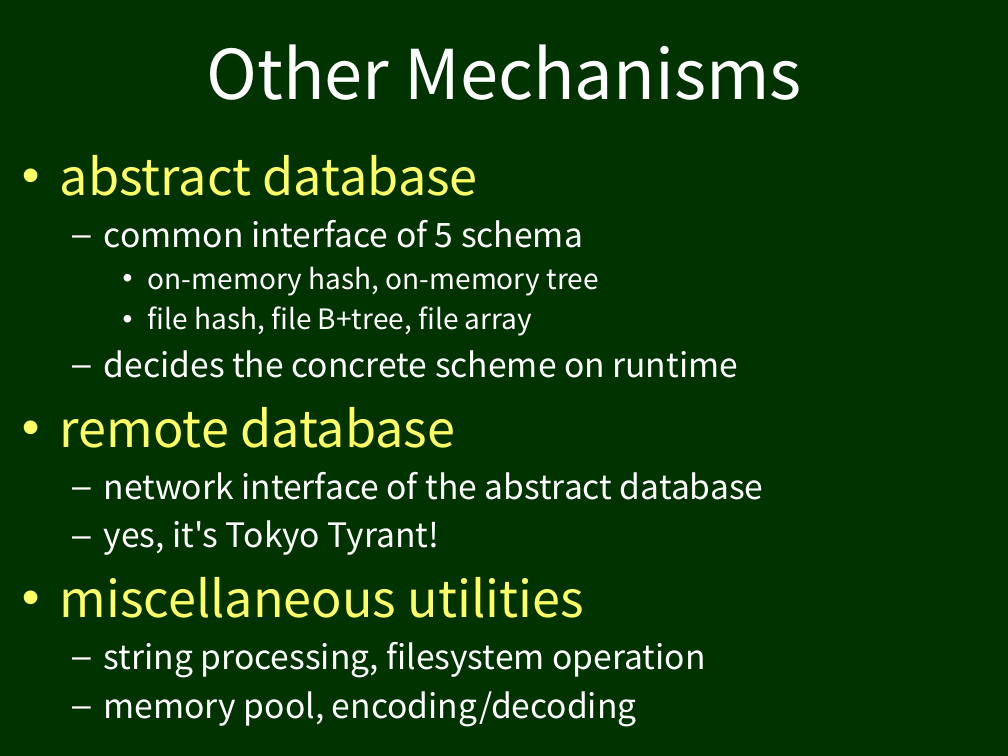
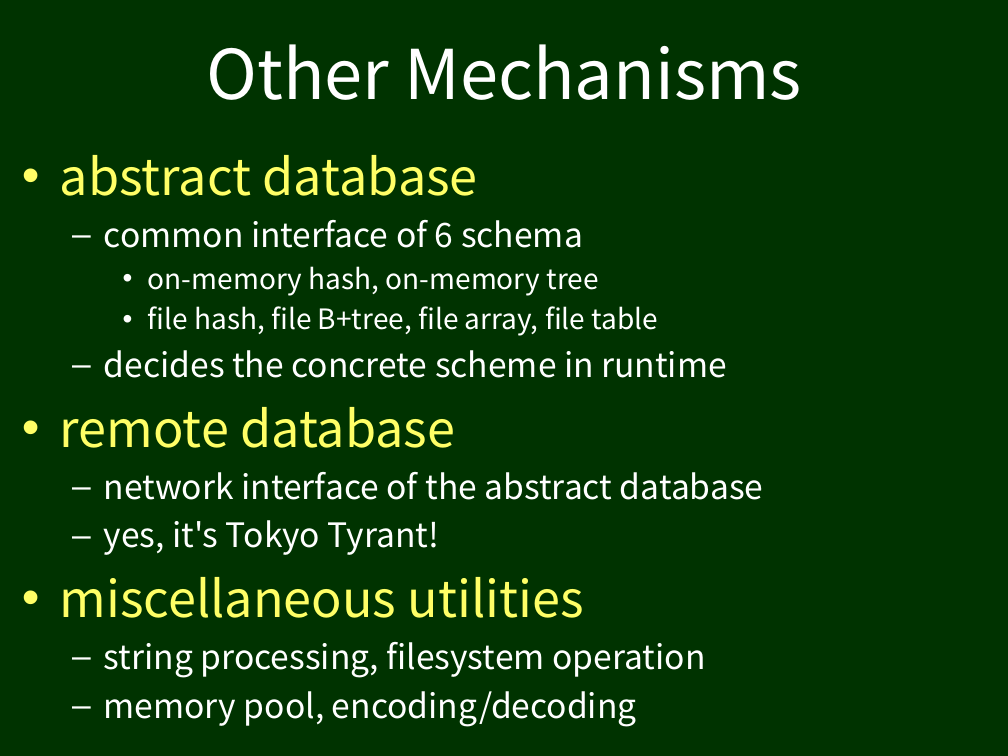
Before and after one commit to clement/tokyo-cabinet, a slide deck: slide 11 of doc/tokyoproducts.ppt (slide 10 before the commit). Drawn at 1008x756 pixels with LibreOffice and Linux fonts; fonts in the diff are those of the drawing. Boxes give left, top, right and bottom in pixels: in the first picture for what was removed or moved away, otherwise in the second. Text is boxed around its words. In the diff, an @@ line names an element or a change of style, - is before the commit and + after.

```diff
--- a/doc/tokyoproducts.ppt
+++ b/doc/tokyoproducts.ppt
@@ text at <box>104,220,583,248</box>: text changed @@
-  – common interface of 5 schema
+  – common interface of 6 schema
@@ text at <box>104,306,727,378</box>: text changed; size 24 to 20 pt @@
-    • file hash, file B+tree, file array
-  – decides the concrete scheme on runtime
+    • file hash, file B+tree, file array, file table
+  – decides the concrete scheme in runtime
```
Also in this commit, not shown: 9 other slides changed, 1 slide added, 20 other files.
